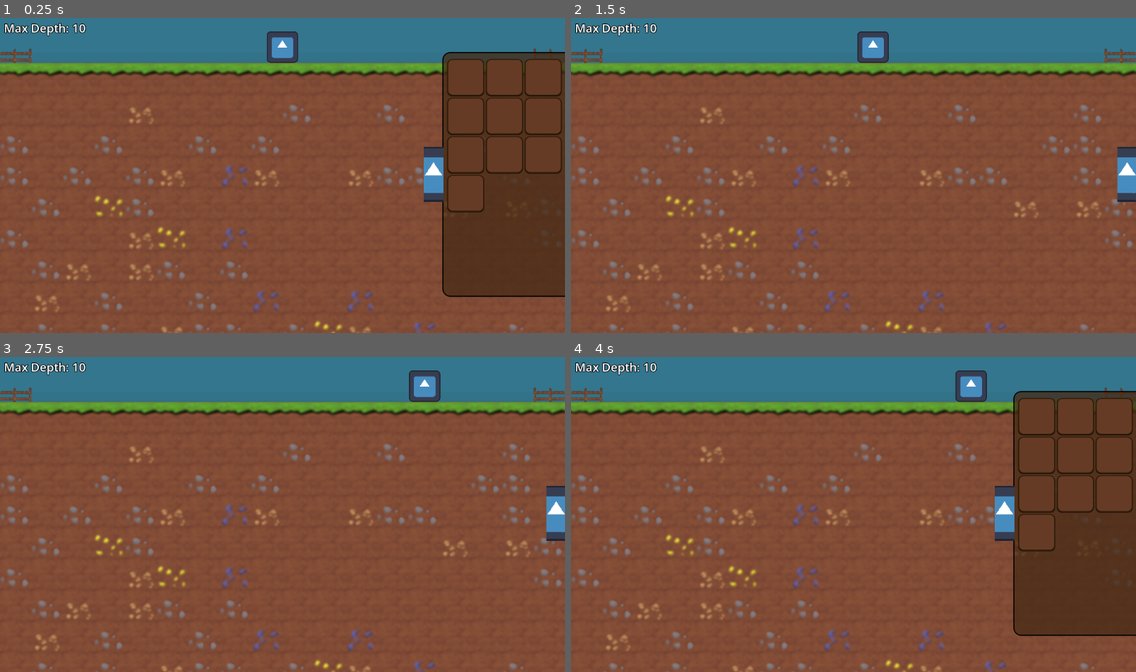
Above: before the commit, frames 1-4 (two rows, left to right).
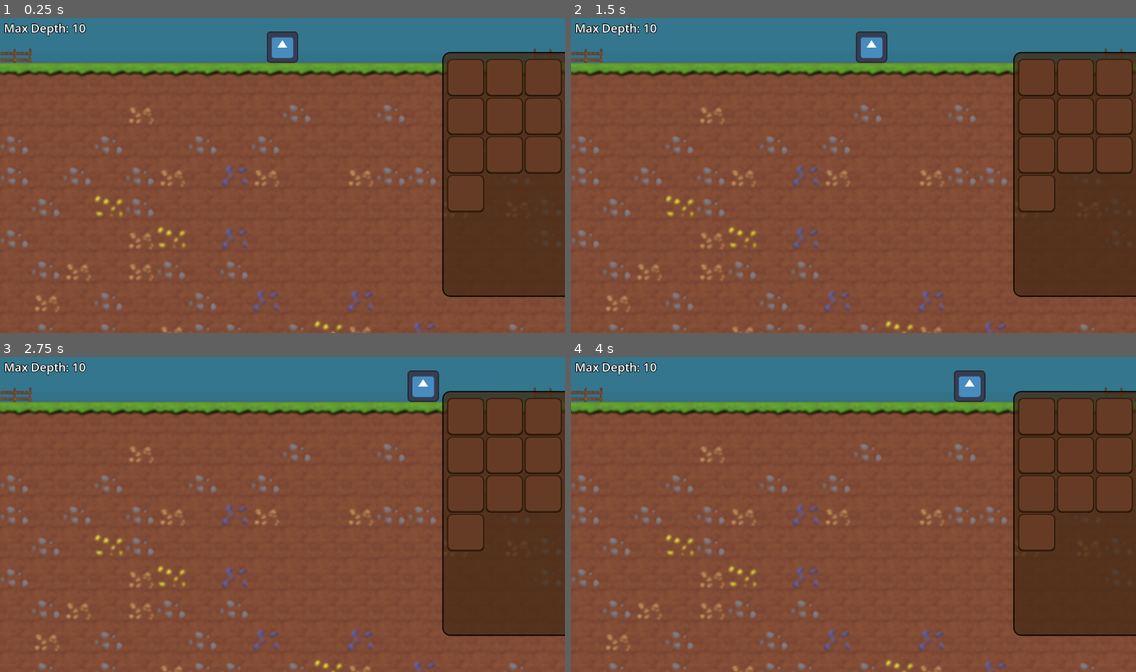
Above: after the commit, the same moments.

Repository: jakoofficial/DigNew
Game: Godot game, scene res://Scenes/Digzone.tscn
Same seed, same stepped clock (60 frames per second), same inputs: the game is played once before the commit and once after it. The engine's default icon, where the game draws it, is replaced by a stand-in: a white triangle on a blue panel in a dark square.
Inputs (mouse positions are in pixels of both pictures, inside the frame that each line leads up to):
- Up to frame 1 (0.25 s): no input
- Up to frame 2 (1.5 s): click (1006, 175) at 0.52 s; tap Enter at 1.25 s; move the mouse to (977, 159) at 1.27 s; hold D (right) from 1.28 s (still down); tap R at 1.35 s; click (977, 159) at 1.42 s
- Up to frame 3 (2.75 s): keep holding D (right); tap Space at 1.52, 1.55, 1.82, 2.1, 2.27, 2.57 s; move the mouse to (169, 530) at 2.02 s; click (169, 530) at 2.17 s; tap R at 2.3 s
- Up to frame 4 (4 s): move the mouse to (910, 445) at 2.77 s; release D (right) at 2.78 s; hold A (left) 2.78-3.53 s; tap R at 2.85, 3.8 s; click (910, 445) at 2.92 s; tap Space at 3.05, 3.77 s; move the mouse to (825, 577) at 3.52 s; hold D (right) from 3.53 s (still down); tap B at 3.6 s; click (825, 577) at 3.67 s

The runs differ from the first frame. In frame 1, 0.6% of the frame differs, in the area x 75-79%, y 40-59%; in frame 2, 16%, in the area x 50-100%, y 4-89%; in frame 3, 16%; in frame 4, 0.7%.

Commit message:
Added fancykeys and other helpers and replaced controls

Diff:
--- a/Nodes/UI/on_dig_ui.tscn
+++ b/Nodes/UI/on_dig_ui.tscn
@@ -2,7 +2,6 @@
 
 [ext_resource type="Script" uid="uid://dmjsseupt6bbl" path="res://Scripts/on_dig_ui.gd" id="1_huv6s"]
 [ext_resource type="Theme" uid="uid://e5uj1uvlt6aq" path="res://Themes/UI.tres" id="1_nss3e"]
-[ext_resource type="Texture2D" uid="uid://edq0wdrwnrhq" path="res://Sprites/icon.svg" id="3_q1hm0"]
 
 [node name="OnDigUI" type="CanvasLayer" unique_id=1420127650]
 script = ExtResource("1_huv6s")
@@ -105,32 +104,3 @@
 custom_minimum_size = Vector2(75, 75)
 layout_mode = 2
 theme_type_variation = &"Backpack_Item"
-
-[node name="BackpackCollapser" type="Button" parent="Control/Backpack" unique_id=312700030]
-layout_mode = 1
-anchors_preset = 4
-anchor_top = 0.5
-anchor_bottom = 0.5
-offset_left = -38.0
-offset_top = -56.0
-offset_right = 2.0
-offset_bottom = 56.0
-grow_vertical = 2
-focus_mode = 0
-mouse_default_cursor_shape = 2
-theme_type_variation = &"Backpack"
-toggle_mode = true
-flat = true
-
-[node name="TextureRect" type="TextureRect" parent="Control/Backpack/BackpackCollapser" unique_id=24692572]
-layout_mode = 1
-anchors_preset = 15
-anchor_right = 1.0
-anchor_bottom = 1.0
-grow_horizontal = 2
-grow_vertical = 2
-texture = ExtResource("3_q1hm0")
-expand_mode = 1
-stretch_mode = 6
-
-[connection signal="toggled" from="Control/Backpack/BackpackCollapser" to="." method="_backpack"]
--- /dev/null
+++ b/Scripts/Helpers/ActionManager.gd
@@ -0,0 +1,28 @@
+## Basic helper script for easier management of actions
+## Relies on FancyKey/FancyKeyObj and VarBank
+extends Node
+
+var _pre = "Actions_"
+
+func initAction(actionName: String, ...defaultKeys: Array):
+	VB.initVar(str(_pre, actionName), defaultKeys)
+	VB.setVar(str(_pre, actionName), VB.getVar(str(_pre, actionName)).duplicate())
+
+func action(actionName: String):
+	return VB.getVar(str(_pre, actionName))
+
+func update(actionName: String, newKey: FancyKeyObj, idx: int = 0):
+	VB.getVar(str(_pre, actionName))[idx] = newKey
+
+func default(actionName: String):
+	VB.resetVar(str(_pre, actionName))
+	VB.setVar(str(_pre, actionName), VB.getVar(str(_pre, actionName)).duplicate())
+
+func defaultAll():
+	VB.resetMatch(str(_pre, "*"))
+	for matched in VB.getMatch(str(_pre, "*")):
+		VB.setVar(matched, VB.getVar(matched).duplicate())
+
+## Returns all actions
+func getActions() -> Array[String]:
+	return VB.getMatch(str(_pre, "*"))
--- /dev/null
+++ b/Scripts/Helpers/FancyKeyObj.gd
@@ -0,0 +1,7 @@
+class_name FancyKeyObj
+extends Resource
+
+@export var btn: int = -1
+@export var type: FKS.InputType = FKS.InputType.Keyboard
+@export var deviceIdx: int = 0
+@export var keycode: String = ""
--- /dev/null
+++ b/Scripts/Helpers/FancyKeys.gd
@@ -0,0 +1,163 @@
+## A helper tool to easily use keycodes the same way you'd use an action
+## Whenever you try to use a function the tool will automatically
+class_name FKS
+extends Node
+
+var StateResetTime: float = .10
+enum InputType {Keyboard, Mouse, ControllerButton, ControllerJoy}
+var CurrKeyStates: Dictionary[String, Dictionary] = {}
+
+func _process(delta):
+	for val in CurrKeyStates.values():
+		if val["Has_Been_Checked"] or (val["Time_Till_Reset"] != -999 and val["Time_Till_Reset"] <= 0):
+			if val["Just_Pressed"]: val["Just_Pressed"] = false
+			if val["Just_Released"]: val["Just_Released"] = false
+			val["Has_Been_Checked"] = false
+			val["Time_Till_Reset"] = -999
+		elif val["Time_Till_Reset"] != -999:
+			val["Time_Till_Reset"] -= delta
+
+	for key in CurrKeyStates.keys():
+		_KeyLogic(key)
+
+func _ValidateKey(key: FancyKeyObj):
+	if not CurrKeyStates.has(key.keycode):
+		CurrKeyStates[key.keycode] = {
+			"Key": key,
+			"Pressed": false,
+			"Just_Pressed": false,
+			"Just_Released": false,
+			"Has_Been_Checked": false,
+			"Time_Till_Reset": -999
+		}
+
+func _KeyLogic(keycode: String):
+	var CurrKey = CurrKeyStates[keycode]
+	var KeyObj = CurrKeyStates[keycode]["Key"]
+	match KeyObj["type"]:
+		InputType.Keyboard:
+			if Input.is_key_pressed(KeyObj["btn"]):
+				_SetPressed(keycode)
+			elif CurrKey["Pressed"] == true:
+				_SetReleased(keycode)
+		InputType.Mouse:
+			if Input.is_mouse_button_pressed(KeyObj["btn"]):
+				_SetPressed(keycode)
+			elif CurrKey["Pressed"]:
+				_SetReleased(keycode)
+		InputType.ControllerButton:
+			if Input.is_joy_button_pressed(KeyObj["deviceIdx"], KeyObj["btn"]):
+				_SetPressed(keycode)
+			elif CurrKey["Pressed"]:
+				_SetReleased(keycode)
+
+func _SetPressed(keycode: String):
+	var CurrKey = CurrKeyStates[keycode]
+	if !CurrKey["Pressed"]:
+		CurrKey["Just_Pressed"] = true
+	CurrKey["Pressed"] = true
+	CurrKey["Just_Released"] = false
+	CurrKey["Time_Till_Reset"] = StateResetTime
+
+func _SetReleased(keycode: String):
+	var CurrKey = CurrKeyStates[keycode]
+	if CurrKey["Pressed"]:
+		CurrKey["Just_Released"] = true
+	CurrKey["Pressed"] = false
+	CurrKey["Just_Pressed"] = false
+	CurrKey["Time_Till_Reset"] = StateResetTime
+
+func Pressed(key):
+	if key is Array:
+		for k in key:
+			if k == null: continue
+			_ValidateKey(k)
+			CurrKeyStates[k.keycode]["Has_Been_Checked"] = true
+			if CurrKeyStates[k.keycode]["Pressed"]: return true
+		return false
+	else:
+		_ValidateKey(key)
+		CurrKeyStates[key.keycode]["Has_Been_Checked"] = true
+		return CurrKeyStates[key.keycode]["Pressed"]
+
+func JustPressed(key):
+	if key is Array:
+		for k in key:
+			if k == null: continue
+			_ValidateKey(k)
+			CurrKeyStates[k.keycode]["Has_Been_Checked"] = true
+			if CurrKeyStates[k.keycode]["Just_Pressed"]: return true
+		return false
+	else:
+		_ValidateKey(key)
+		CurrKeyStates[key.keycode]["Has_Been_Checked"] = true
+		return CurrKeyStates[key.keycode]["Just_Pressed"]
+
+func JustReleased(key):
+	if key is Array:
+		for k in key:
+			if k == null: continue
+			_ValidateKey(k)
+			CurrKeyStates[k.keycode]["Has_Been_Checked"] = true
+			if CurrKeyStates[k.keycode]["Just_Released"]: return true
+		return false
+	else:
+		_ValidateKey(key)
+		CurrKeyStates[key.keycode]["Has_Been_Checked"] = true
+		return CurrKeyStates[key.keycode]["Just_Released"]
+
+func Axis(key1, key2 = null):
+	if key1 is Array:
+		if key1[0].type != InputType.ControllerJoy:
+			return ButtonAxis(key1, key2)
+		else:
+			return JoysAxis(key1)
+	else:
+		if key1.type != InputType.ControllerJoy:
+			return ButtonAxis(key1, key2)
+		else:
+			return JoysAxis(key1)
+
+func ButtonAxis(key1, key2):
+	var val1 = 0
+	var val2 = 0
+	if key1 is Array:
+		for val in key1:
+			if val == null: continue
+			if Pressed(val):
+				val1 = 1
+				break
+	else:
+		val1 = 1 if Pressed(key1) else 0
+
+	if key2 is Array:
+		for val in key2:
+			if val == null: continue
+			if Pressed(val):
+				val2 = -1
+				break
+	else:
+		val2 = -1 if Pressed(key2) else 0
+
+	return val1 + val2
+
+func JoysAxis(key):
+	var val: float = 0
+	if key is Array:
+		for k in key:
+			if k == null: continue
+			var temp = Input.get_joy_axis(k.deviceIdx, k.btn)
+			if temp != 0:
+				val = temp
+				break
+	else:
+		val = Input.get_joy_axis(key.deviceIdx, key.btn)
+	return val
+
+static func NewKey(_btn: int, _type: FKS.InputType = FK.InputType.Keyboard, _deviceIdx: int = 0) -> FancyKeyObj:
+	var newKey = FancyKeyObj.new()
+	newKey.btn = _btn
+	newKey.type = _type
+	newKey.deviceIdx = _deviceIdx
+	newKey.keycode = str(FKS.InputType.keys()[_type], ":", _deviceIdx, ":", _btn)
+	return newKey
--- /dev/null
+++ b/Scripts/Helpers/VarBank.gd
@@ -0,0 +1,45 @@
+## Helper script to allow easy access to variables anywhere,
+## Also default keeps a history of values to allow for rollbacks or getting the default.
+extends Node
+
+var Vars: Dictionary[String, Array] = {}
+
+## Initialize new variable
+## WILL OVERWRITE OLD VARS IF ALREADY EXISTS
+func initVar(varName: String, default: Variant):
+	if Vars.has(varName):
+		Vars.erase(varName)
+	Vars[varName] = [default]
+
+## Set new value of given variable
+func setVar(varName: String, newVal: Variant):
+	if !Vars.has(varName): return
+	Vars[varName].append(newVal)
+
+## Gets the current value of given variable, or go back x amount
+func getVar(varName: String, index: int = 0) -> Variant:
+	if !Vars.has(varName): return null
+	return Vars[varName][Vars[varName].size() - 1 - index]
+
+## Gets variable names matching the given string
+func getMatch(matchString: String) -> Variant:
+	return Vars.keys().filter(func(e: String): return e.match(matchString))
+
+## Rolls back the variable value to the last set value or by a custom amount
+func rollBack(varName: String, amount: int = 1):
+	if !Vars.has(varName) or Vars[varName].size() <= 1: return
+	if Vars[varName].size() - 1 < amount:
+		resetVar(varName)
+		return
+	Vars[varName] = Vars[varName].slice(0, Vars[varName].size() - amount)
+
+## Reset variable with given name
+func resetVar(varName: String):
+	if !Vars.has(varName): return
+	Vars[varName] = [Vars[varName][0]]
+
+## Reset variables that matches the given expression
+func resetMatch(matchString: String):
+	var matching = Vars.keys().filter(func(e: String): return e.match(matchString))
+	for matched in matching:
+		resetVar(matched)
--- a/Scripts/PlayerBehaviour.gd
+++ b/Scripts/PlayerBehaviour.gd
@@ -10,24 +10,25 @@
 func _ready() -> void:
 	get_parent().startPlayerPos = global_position
 
-func _input(event: InputEvent) -> void:
-	if event is InputEventKey:
+func custom_input() -> void:
 		ray.enabled = true
-		if event.is_pressed() and event.keycode == KEY_SPACE:
+		if FK.JustPressed(AM.action("Dig")):
 			if ray.is_colliding():
 				var spot = ray.get_collider()
 				if spot != null:
 					spot.emit_signal("dug")
-		if event.is_pressed() and (event.keycode == KEY_A or event.keycode == KEY_LEFT):
+		if FK.Pressed(AM.action("Left")):
 			dir = "left"
-		if event.is_pressed() and (event.keycode == KEY_D or event.keycode == KEY_RIGHT):
+		if FK.Pressed(AM.action("Right")):
 			dir = "right"
-		if event.is_pressed() and (event.keycode == KEY_S or event.keycode == KEY_DOWN):
+		if FK.Pressed(AM.action("Down")):
 			dir = "down"
 		_setRayDir()
 
 func _physics_process(delta: float) -> void:
-	direction = Input.get_axis("left", "right")
+	custom_input()
+
+	direction = FK.Axis(AM.action("Right"), AM.action("Left"))
 	if direction:
 		velocity.x = direction * speed
 	else:
--- a/Scripts/World.gd
+++ b/Scripts/World.gd
@@ -30,6 +30,12 @@
 	is_ready = await Generated()
 	GM.curUI.set_depth_max_label()
 
+	# Keys
+	AM.initAction("Left", FKS.NewKey(KEY_A), FKS.NewKey(KEY_LEFT))
+	AM.initAction("Right", FKS.NewKey(KEY_D), FKS.NewKey(KEY_RIGHT))
+	AM.initAction("Down", FKS.NewKey(KEY_S), FKS.NewKey(KEY_DOWN))
+	AM.initAction("Dig", FKS.NewKey(KEY_SPACE))
+
 func ResetScene() -> void:
 	if canReset:
 		canReset = false
--- a/Scripts/on_dig_ui.gd
+++ b/Scripts/on_dig_ui.gd
@@ -2,7 +2,6 @@
 
 @onready var depth_level: RichTextLabel = $Control/DepthLevel
 @onready var backpack: Panel = $Control/Backpack
-@onready var backpack_collapser: Button = $Control/Backpack/BackpackCollapser
 
 
 var backpack_shortcut = Shortcut.new()
@@ -17,7 +16,6 @@
 
 func _input(event: InputEvent) -> void:
 	if backpack_shortcut.matches_event(event) and event.is_pressed() and not event.is_echo():
-		_backpack(!backpack_collapser.button_pressed)
 		get_viewport().set_input_as_handled()
 
 func _backpack(toggled: bool) -> void:
--- a/project.godot
+++ b/project.godot
@@ -18,6 +18,9 @@
 [autoload]
 
 GM="*uid://copcewp32pk8d"
+VB="*uid://xb6r3ytly3wj"
+FK="*uid://pe5phaycggxu"
+AM="*uid://b7pwtxar4vb2c"
 
 [display]
 
Not shown, added: Scripts/Helpers/ActionManager.gd.uid
Not shown, added: Scripts/Helpers/FancyKeyObj.gd.uid
Not shown, added: Scripts/Helpers/FancyKeys.gd.uid
Not shown, added: Scripts/Helpers/VarBank.gd.uid
